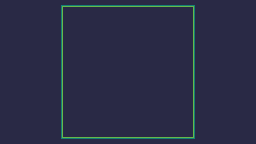
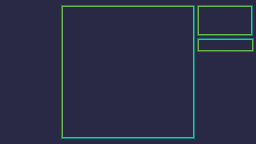
Layered file, before and after one edit (256 x 144). Changes by layer:
added layer "Layer 8" above "Layer 7" over [197, 5, 254, 51]
added layer "Layer 7" above "Layer 4" over [197, 42, 254, 52]
